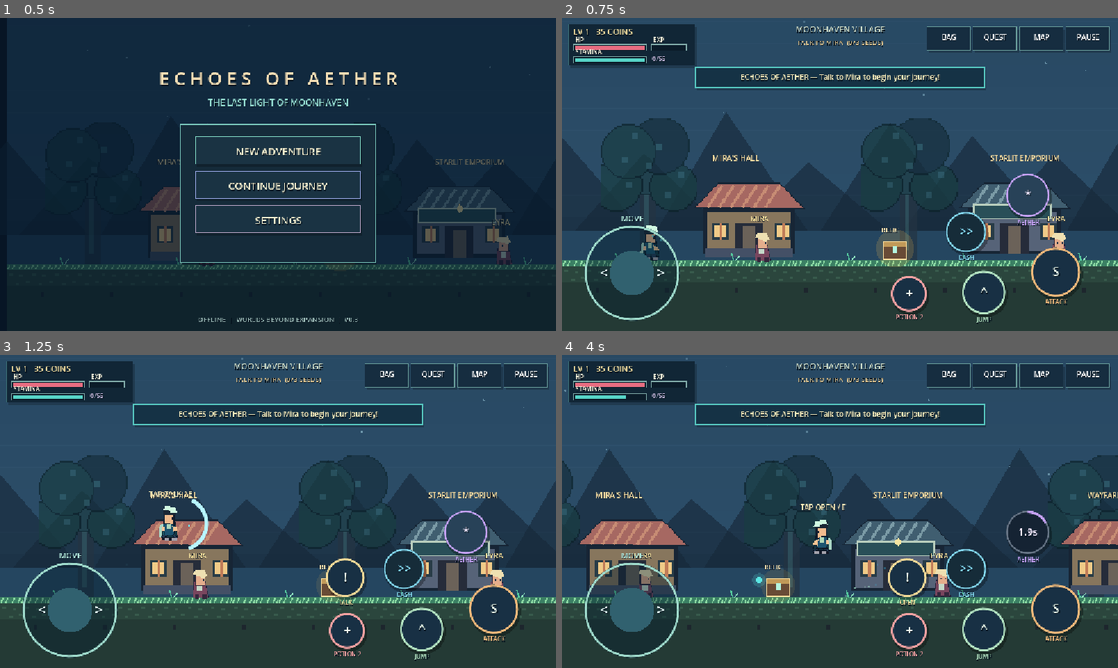
Above: before the commit, frames 1-4 (two rows, left to right).
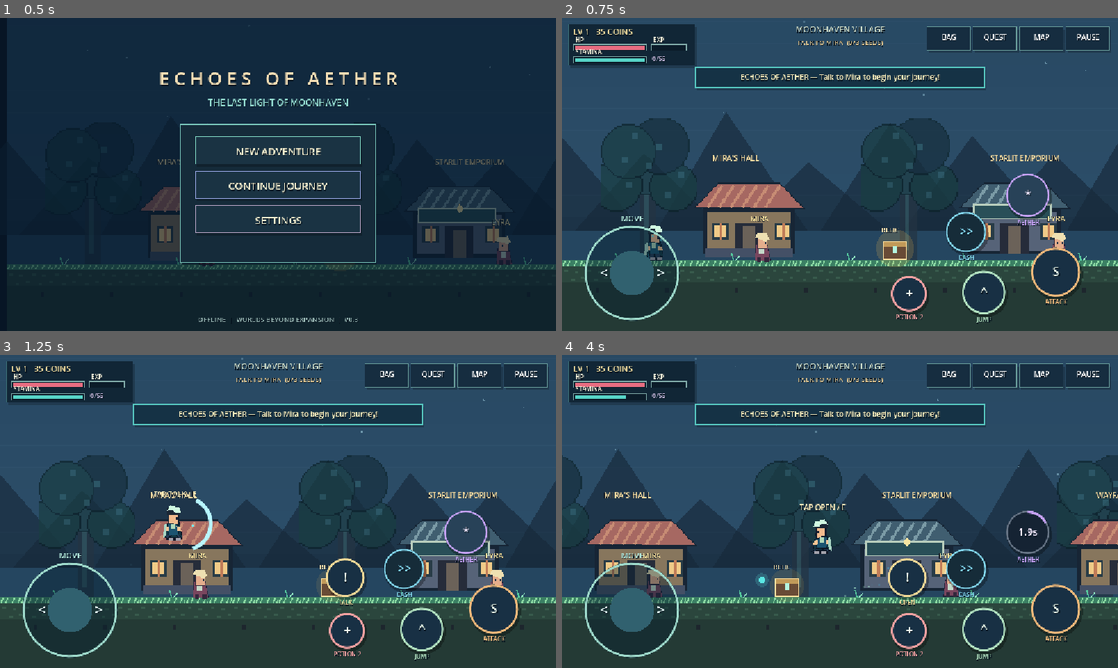
Above: after the commit, the same moments.

Repository: LokiJ07/EchoesOfAether
Game: Godot game, scene res://scenes/Main.tscn
The game is run twice, just before and just after one commit, with the same random seed, the same clock (stepped at 60 frames per second) and the same inputs.
Inputs (mouse positions are in pixels of both pictures, inside the frame that each line leads up to):
- Up to frame 1 (0.5 s): no input
- Up to frame 2 (0.75 s): tap Enter at 0.5 s; move the mouse to (962, 158) at 0.52 s; hold D from 0.53 s (still down); hold J from 0.53 s (still down); click (962, 158) at 0.67 s
- Up to frame 3 (1.25 s): keep holding D; keep holding J; tap Space at 0.77 s
- Up to frame 4 (4 s): release D at 1.25 s; release J at 1.25 s; drag from (728, 527) to (812, 574) at 1.27 s; move the mouse to (895, 442) at 2.02 s; hold D 2.03-2.75 s; tap Shift at 2.1 s; drag from (812, 574) to (673, 464) at 2.77 s; move the mouse to (1006, 558) at 3.52 s; hold A from 3.53 s (still down); tap L at 3.6 s; tap Space at 3.77 s

Frame 1 is identical in both runs. In frame 2, 0.2% of the frame differs, in the area x 14-19%, y 66-78%; in frame 3, 0.6%; in frame 4, 9.9%, in the area x 0-100%, y 0-80%.

Commit message:
fix(test): v3 save migration assertion and snappier joystick reversals

Diff:
--- a/scripts/Game.gd
+++ b/scripts/Game.gd
@@ -262,7 +262,7 @@
 		velocity.x = float(facing) * 760.0
 	else:
 		var target_speed := axis * (335.0 if absf(axis) > 0.85 else 285.0)
-		velocity.x = move_toward(velocity.x, target_speed, (1850.0 if absf(axis) > 0.08 else 2100.0) * dt)
+		velocity.x = move_toward(velocity.x, target_speed, (2600.0 if absf(axis) > 0.08 else 2400.0) * dt)
 	velocity.y = minf(900.0, velocity.y + GRAVITY * dt)
 	var old_foot := player_pos.y
 	player_pos += velocity * dt
